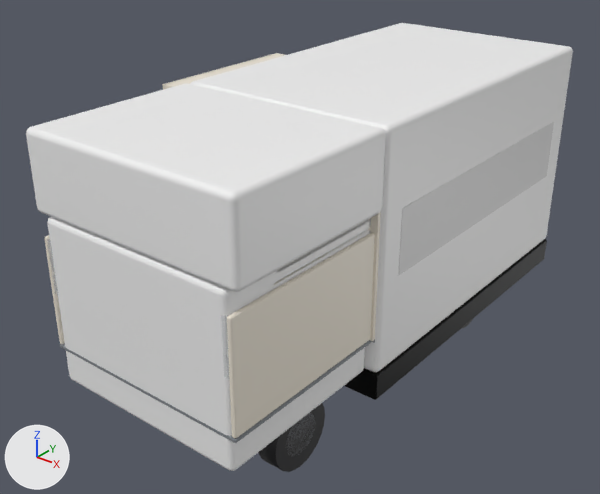
An edit to the Blender file model/rv.blend, drawn before and after from the same camera.
Rendered twice from a 50 mm camera at (4.91, -5.82, 4.33) aimed at (-0.29, 0.68, 0.3). Every picture has the same lights, and +X, +Y and +Z are marked at lower left. The picture after the commit comes second.

The first picture shows 'body_alcove', 'body_cab', 'body_habitation', 'bulkhead', 'exterior_details', 'shell_details', 'skirt', 'slideout_shell', 'wheel_front_kerb' and 1 more.
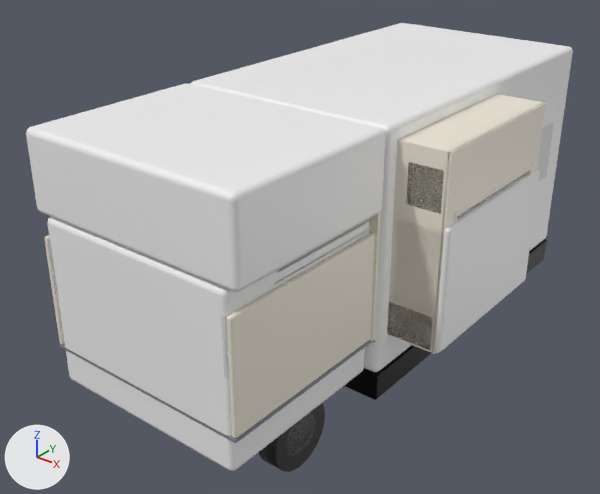
What the commit changed:
me_cube_085 is used by ob_shell_details; location (0.0, 0.0, 0.0).
me_cube_085 had 7672 vertices, 7532 faces and spanned x -1.77..1.19, y -1.95..4.09, z -0.04..2.03.
me_cube_085 now has 7672 vertices, 7532 faces and spans x -1.19..1.77, y -1.95..4.09, z -0.04..2.03.
me_cube_085 part 1: the loose piece of 96 vertices spanning x -1.77..-1.72, y 0.32..1.88, z 1.35..1.39 is moved by (3.49, 0.0, 0.0).
me_cube_085 part 2: the loose piece of 8 vertices spanning x -1.75..-1.74, y 0.34..1.86, z 0.88..1.35 is moved by (3.49, 0.0, 0.0).
Other edits to the shape of me_cube_085 do not show in these pictures.
me_cube_104 is used by ob_slideout_shell; location (-1.47, 1.1, 1.0).
me_cube_104 had 976 vertices, 992 faces and spanned x -0.29..0.27, y -0.95..0.95, z -1.0..1.0.
me_cube_104 now has 976 vertices, 992 faces and spans x -0.27..0.29, y -0.95..0.95, z -1.0..1.0.
me_cube_104 part 3: the loose piece of 96 vertices spanning x -0.29..-0.26, y -0.95..-0.78, z -1.0..-0.14 is moved by (0.55, 0.0, 0.0).
me_cube_104 part 4: the loose piece of 96 vertices spanning x -0.29..-0.26, y -0.95..-0.78, z -0.14..0.37 is moved by (0.55, 0.0, 0.0).
me_cube_104 part 5: the loose piece of 96 vertices spanning x -0.29..-0.26, y -0.95..-0.78, z 0.37..1.0 is moved by (0.55, 0.0, 0.0).
me_cube_104 part 6: the loose piece of 96 vertices spanning x -0.29..-0.26, y -0.78..0.78, z 0.37..1.0 is moved by (0.55, 0.0, 0.0).
me_cube_104 part 7: the loose piece of 96 vertices spanning x -0.29..-0.26, y 0.78..0.95, z 0.37..1.0 is moved by (0.55, 0.0, 0.0).
Other edits to the shape of me_cube_104 do not show in these pictures.
Object 'slideout_shell' (ob_slideout_shell) moves from (-1.47, 1.1, 1.0) to (1.47, 1.1, 1.0).
Object 'slideout_base' (ob_slideout_base) moves from (-1.09, 1.1, 0.2) to (1.09, 1.1, 0.2).
Object 'slideout_bed' (ob_slideout_bed) moves from (-1.09, 1.1, 0.5) to (1.09, 1.1, 0.5).
Object 'lockers_kerb' (ob_lockers_kerb) moves from (0.93, 1.05, 1.62) to (1.5, 1.1, 1.62).
Object 'slideout_box' (ob_slideout_box) moves from (-1.51, 1.1, 0.65) to (1.51, 1.1, 0.65).

Boxes (x1, y1, x2, y2) around the edits, measured in the pictures (600 x 494 px; the box of a moved part takes in the faces that stretch with it):
'shell_details', reshaped: before (44, 233, 375, 443); after (44, 163, 533, 443)
'slideout_shell', reshaped, moved: before (162, 53, 285, 90); after (387, 94, 546, 354)
'slideout_box', moved (not visible before): after (391, 170, 540, 353)
'lockers_kerb', moved (not visible before): after (406, 162, 444, 214)
'slideout_base', moved (not visible before): after (387, 302, 433, 350)
'slideout_bed', moved (not visible before): after (389, 297, 433, 313)
part 1 of me_cube_085, moved or reshaped (not visible before): after (457, 166, 532, 216)
part 2 of me_cube_085, moved or reshaped (not visible before): after (457, 171, 529, 219)
part 3 of me_cube_104, moved or reshaped (not visible before): after (432, 273, 441, 354)
part 4 of me_cube_104, moved or reshaped (not visible before): after (439, 216, 454, 273)
part 5 of me_cube_104, moved or reshaped: before (162, 81, 175, 90); after (443, 147, 461, 221)
part 6 of me_cube_104, moved or reshaped: before (176, 56, 267, 81); after (456, 106, 539, 211)
part 7 of me_cube_104, moved or reshaped (not visible before): after (532, 102, 546, 165)
